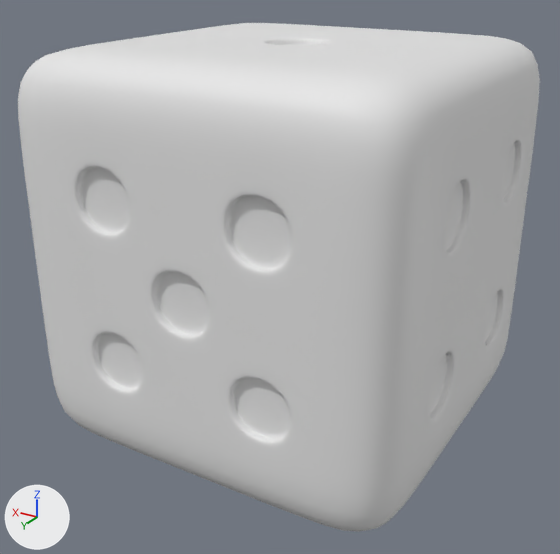
Two versions of the FBX model Monopoly/Assets/Models/Dice/dice.fbx, one commit apart.
One viewpoint serves both versions: a camera (50 mm lens) standing at (-1.93, 3.37, 1.43) and looking at (0.03, 0.11, -0.2). Every picture has the same lights, and +X, +Y and +Z are marked at lower left.

Script lines for the objects in view, before the commit:
```python
mat_material_002 = principled_material('Material.002')
mat_material_002.base_color = (0.8, 0.8, 0.8)  # white #e7e7e7
mat_material_002.roughness = 0.553
me_cube_001 = bpy.data.meshes.new('Cube.001')
me_cube_001.from_pydata(...)  # 6434 vertices, 6432 faces; spans x -1.0..1.0, y -1.0..1.0, z -1.0..1.0
# faces by material slot: [3408, 3024]
me_cube_001.materials.append(mat_material_002)  # white #e7e7e7
me_cube_001.materials.append(mat_material_001)  # white #e7e7e7
ob_cube_001 = bpy.data.objects.new('Cube.001', me_cube_001)
ob_cube_001.location = (0.0, 0.0, 0.0)
```
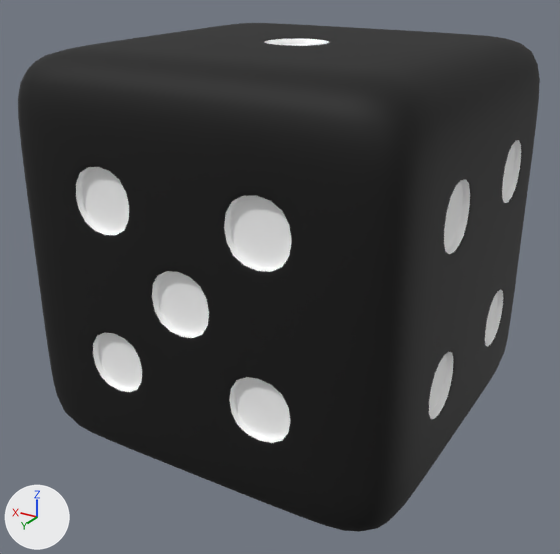
Edits to the bpy script that builds the scene:
```text
Change mat_material_002:
    mat_material_002.base_color: (0.8, 0.8, 0.8) -> (0.0, 0.0, 0.0)  # white #e7e7e7 -> black #000000
```

Boxes (x1, y1, x2, y2) around the edits, measured in the pictures (560 x 554 px):
'Cube.001', recoloured (white to black)
    both: (18, 23, 540, 532)
